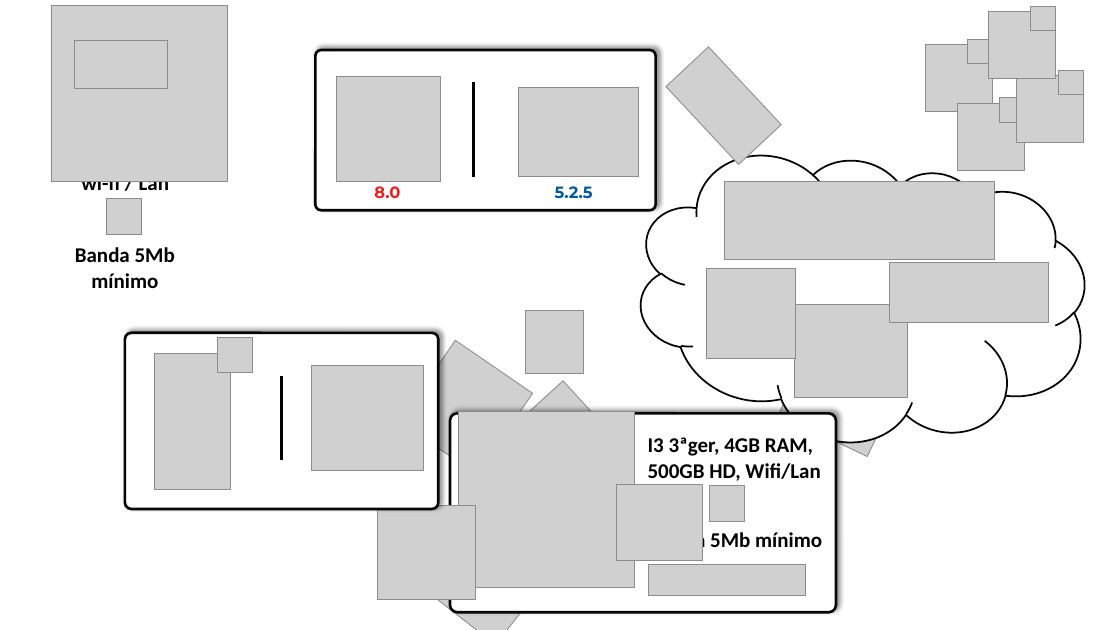
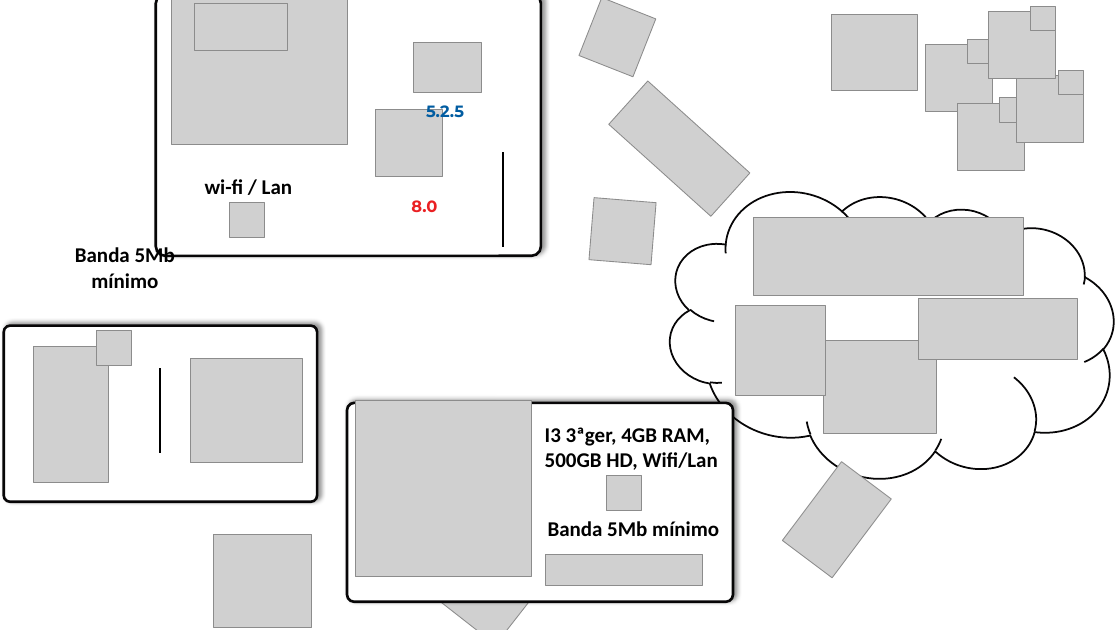
Before and after one commit to BandTec/grupo-04-adsb-20201, a slide deck: slide 1 of Documentação/HLD&LLD/LLD v3.0.pptx. Drawn at 1120x630 pixels with LibreOffice and Linux fonts; fonts in the diff are those of the drawing; grey boxes stand for pictures; background and template pictures are left out. Boxes give left, top, right and bottom in pixels: in the first picture for what was removed or moved away, otherwise in the second. Text is boxed around its words. In the diff, an @@ line names an element or a change of style, - is before the commit and + after.

```diff
--- a/Documentação/HLD&LLD/LLD v3.0.pptx
+++ b/Documentação/HLD&LLD/LLD v3.0.pptx
@@ rounded rectangle: place and size @@
-rounded rectangle at [315, 50, 655, 211]
+rounded rectangle at [156, 0, 541, 256]
@@ picture: place and size @@
-picture at [51, 6, 228, 182]
+picture at [171, 0, 348, 145]
@@ picture: place and size @@
-picture at [74, 40, 167, 88]
+picture at [194, 3, 287, 51]
@@ picture at [580, 0, 656, 77]: rotation 0 to 21 degrees @@
@@ picture: place and size @@
-picture at [617, 484, 702, 560]
+picture at [831, 14, 917, 90]
@@ picture: place and size @@
-picture at [518, 87, 639, 177]
+picture at [413, 42, 481, 92]
@@ picture at [609, 81, 750, 216]: rotation 227 to 222 degrees @@
@@ picture: place and size @@
-picture at [336, 77, 440, 181]
+picture at [376, 110, 443, 177]
@@ text "5.2.5" rewrapped from [555, 186, 593, 199] to [426, 105, 464, 122] @@
@@ 4 pictures, 1 cloud: place and size @@
-4 pictures, 1 cloud at [610, 105, 1114, 495]
+4 pictures, 1 cloud at [639, 142, 1120, 531]
@@ text "wi-fi / Lan": place and size @@
-text "wi-fi / Lan" at [81, 181, 169, 197]
+text "wi-fi / Lan" at [205, 179, 292, 194]
@@ line moved from (473, 82) - (473, 176) to (503, 152) - (503, 247) @@
@@ picture: place and size @@
-picture at [107, 199, 142, 234]
+picture at [229, 202, 265, 238]
@@ text "8.0": place and size @@
-text "8.0" at [374, 186, 400, 198]
+text "8.0" at [411, 200, 437, 212]
@@ picture at [589, 198, 656, 265]: rotation 317 to 4 degrees @@
@@ picture: place and size @@
-picture at [218, 338, 252, 372]
+picture at [97, 330, 131, 365]
@@ 2 pictures, 1 rounded rectangle, 1 line: place and size @@
-2 pictures, 1 rounded rectangle, 1 line at [125, 333, 439, 509]
+2 pictures, 1 rounded rectangle, 1 line at [3, 326, 317, 502]
@@ 2 pictures, 1 text, 1 rounded rectangle: place and size @@
-2 pictures, 1 text, 1 rounded rectangle at [450, 411, 836, 613]
+2 pictures, 1 text, 1 rounded rectangle at [347, 401, 733, 602]
@@ text "I3 3ªger, 4GB RAM, 500GB ...": place and size @@
-text "I3 3ªger, 4GB RAM, 500GB ..." at [648, 437, 820, 481]
+text "I3 3ªger, 4GB RAM, 500GB ..." at [545, 427, 718, 470]
@@ picture: place and size @@
-picture at [709, 486, 744, 521]
+picture at [607, 476, 642, 511]
@@ picture at [783, 462, 892, 578]: rotation 124 to 126 degrees @@
@@ picture: place and size @@
-picture at [378, 506, 476, 599]
+picture at [213, 534, 312, 628]
```
Also in this commit, not shown: 3 other files.
